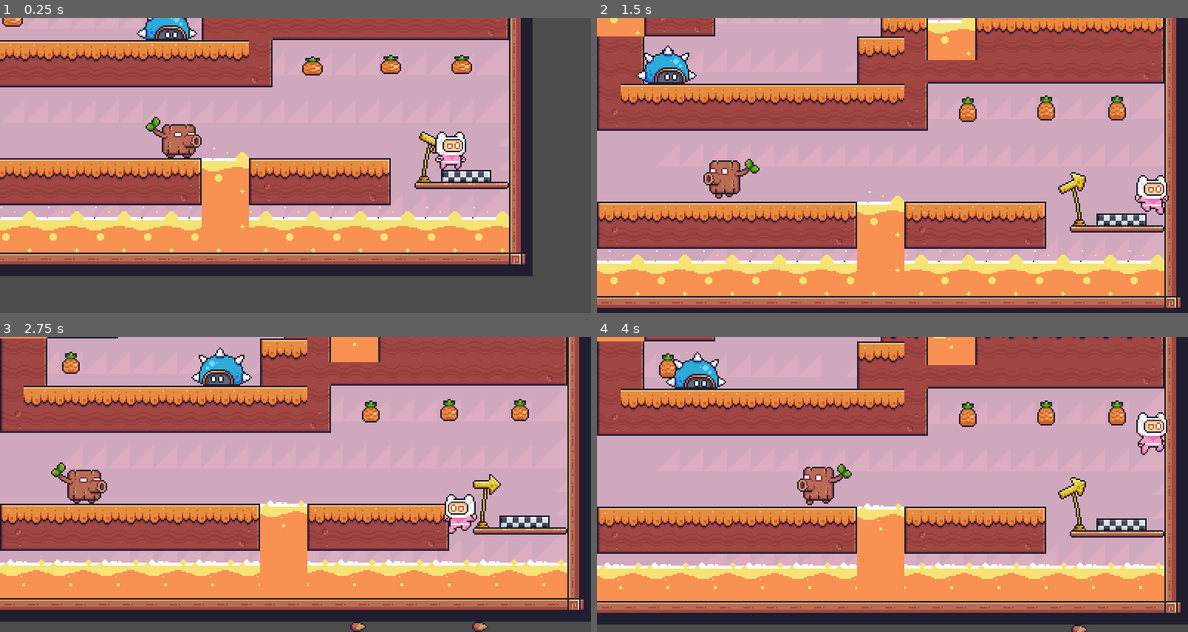
Above: before the commit, frames 1-4 (two rows, left to right).
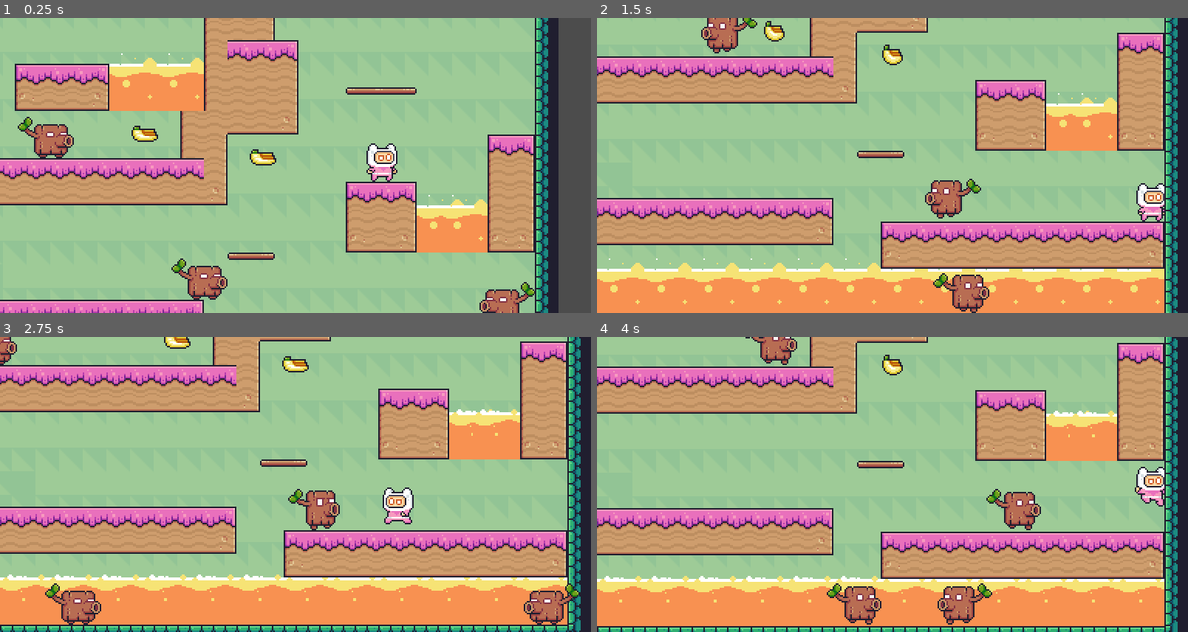
Above: after the commit, the same moments.

Repository: zesterquinn/frooty-lava
Game: Godot game, scene res://Main.tscn
Same seed, same stepped clock (60 frames per second), same inputs: the game is played once before the commit and once after it. This scene is started directly instead of the project's main scene.
Inputs:
- Up to frame 1 (0.25 s): no input
- Up to frame 2 (1.5 s): hold D (move_right) from 0.53 s (still down); tap Space (jump) at 0.77 s
- Up to frame 3 (2.75 s): tap Space (jump) at 1.52 s; release D (move_right) at 2.03 s; hold A (move_left) from 2.03 s (still down)
- Up to frame 4 (4 s): release A (move_left) at 2.78 s; hold D (move_right) from 2.78 s (still down); tap Space (jump) at 3.02, 3.77 s

The runs differ from the first frame. In frame 1, 93% of the frame differs, in the area x 0-95%, y 0-100%; in frame 2, 92%; in frame 3, 94%, in the area x 0-100%, y 0-100%; in frame 4, 94%.

Commit message:
update level 2

Diff:
--- a/levels/Level2.tscn
+++ b/levels/Level2.tscn
@@ -207,4 +207,4 @@
 position = Vector2( 640, 0 )
 
 [node name="Trunk5" parent="TileMap" instance=ExtResource( 4 )]
-position = Vector2( 144, 48 )
+position = Vector2( 216, 304 )
--- a/levels/Level3.tscn
+++ b/levels/Level3.tscn
@@ -1,8 +1,7 @@
-[gd_scene load_steps=11 format=2]
+[gd_scene load_steps=10 format=2]
 
 [ext_resource path="res://levels/world_tileset.tres" type="TileSet" id=1]
 [ext_resource path="res://enemies/turtle/Turtle.tscn" type="PackedScene" id=2]
-[ext_resource path="res://character/Player.tscn" type="PackedScene" id=3]
 [ext_resource path="res://fruits/pineapple/Pineapple.tscn" type="PackedScene" id=4]
 [ext_resource path="res://levels/Props/Scenes/StartFlagScene.tscn" type="PackedScene" id=5]
 [ext_resource path="res://levels/bg.tres" type="TileSet" id=6]
@@ -269,21 +268,3 @@
 
 [node name="Trophy" parent="." instance=ExtResource( 9 )]
 position = Vector2( 40, 0 )
-
-[node name="Player" parent="." instance=ExtResource( 3 )]
-position = Vector2( 744, 320 )
-
-[node name="Camera2D" type="Camera2D" parent="Player"]
-position = Vector2( 1, 5 )
-current = true
-zoom = Vector2( 0.5, 0.5 )
-limit_left = 1
-limit_right = 800
-limit_bottom = 400
-limit_smoothed = true
-drag_margin_h_enabled = true
-drag_margin_v_enabled = true
-smoothing_enabled = true
-drag_margin_left = 0.4
-drag_margin_right = 0.4
-editor_draw_screen = false
